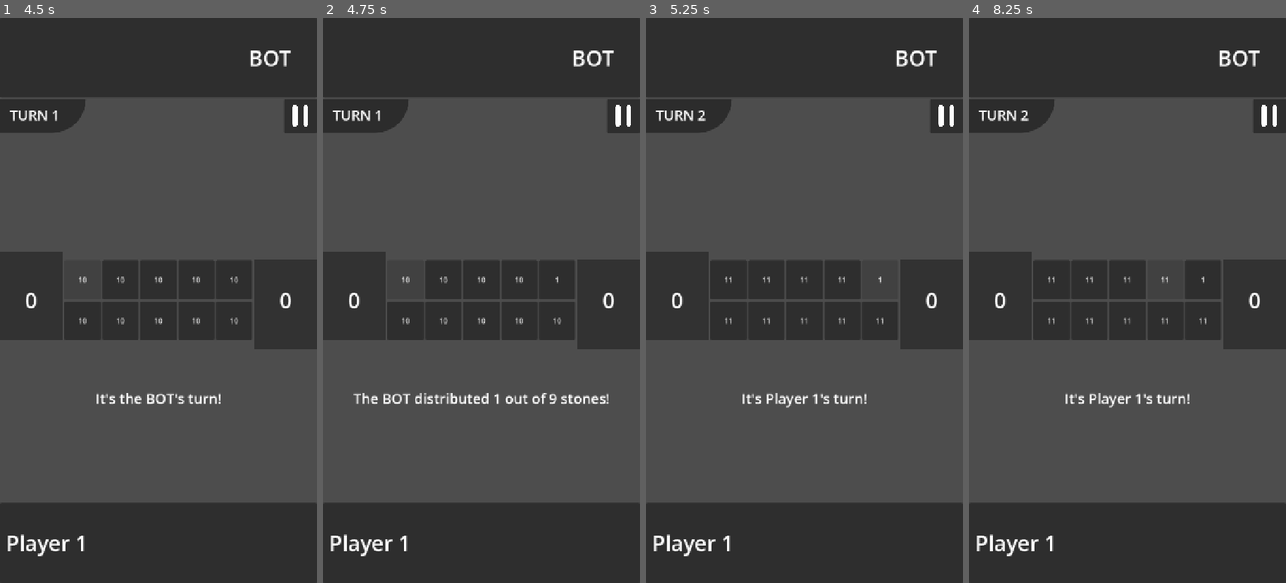
Above: before the commit, frames 1-4 (left to right).
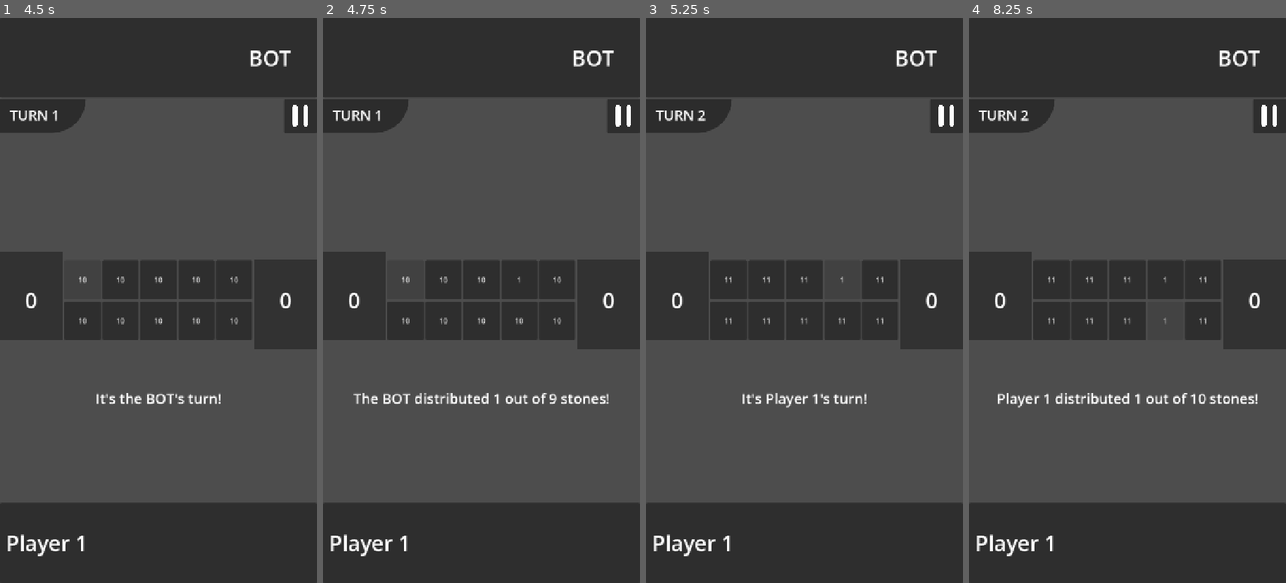
Above: after the commit, the same moments.

Repository: LeYohan-rgb/trad-games-hub
Game: Godot game, scene res://Scenes/starting_screen.tscn
Same seed, same stepped clock (60 frames per second), same inputs: the game is played once before the commit and once after it.
Inputs (mouse positions are in pixels of both pictures, inside the frame that each line leads up to):
- Up to frame 1 (4.5 s): click "PLAY" at 0.5 s; click (158, 63) at 1.27 s; click "Adjiboto" at 2 s; click "BOT" at 2.75 s; click "BOT" at 3.5 s; click "10" at 4.25 s
- Up to frame 2 (4.75 s): no input
- Up to frame 3 (5.25 s): click "1" at 5 s
- Up to frame 4 (8.25 s): click "11" at 5.75 s; click "11" at 6.5 s; click "11" at 7.25 s; click "11" at 8 s

Frame 1 is identical in both runs. In frame 2, less than 0.1% of the frame differs, in the area x 60-76%, y 45-47%; in frame 3, less than 0.1%; in frame 4, 0.9%, in the area x 9-92%, y 45-69%.

Commit message:
Fixed bug inside the bot's AI where I didnt know that you needed to use duplicate() for dictionaries in Godot

Diff:
--- a/Scripts/adjiboto_room.gd
+++ b/Scripts/adjiboto_room.gd
@@ -930,18 +930,61 @@
 				plr_1_stones_bg.self_modulate.a = 1
 
 func bot_move():
+	var simulated_game_state = game_state.duplicate()
 	var chosen_index = 1
+	var move_outcomes = [0.0, 0.0, 0.0, 0.0, 0.0]
+
+	if game_state["game_turn"] > 10:
+		holes_used_in_first_stage_bot = []
+
 	for i in range(1, 6):
-		if game_state[5 + i] > 1:
-			chosen_index = i
-			break
+		if game_state[5 + i] > 1 and not (i in holes_used_in_first_stage_bot):
+			move_outcomes[i - 1] = evaluate_bot_move(5 + i, simulated_game_state)
+
+	#CHOSE THE MOVE
+	if game_state["game_turn"] <= 10:
+		holes_used_in_first_stage_bot.append(chosen_index)
 
 	await get_tree().create_timer(bot_wait_time).timeout
 
 	if game_paused:
 		await game_resumed
 
-	perform_move(chosen_index, 1)
+	perform_move(2, 1)
+
+func evaluate_bot_move(move_index, game_simulaton) -> float:
+	var previous_simulation = game_simulaton.duplicate()
+	var my_simulation = game_simulaton.duplicate()
+	var removed_stones = game_simulaton[move_index] - 1
+	var my_simulation_last_hole_played
+
+	my_simulation[move_index] = 1
+	for i in range(1, removed_stones + 1):
+		my_simulation[return_bot_hole_cycle(move_index + i)] += 1
+		if i == removed_stones:
+			my_simulation_last_hole_played = return_bot_hole_cycle(move_index + i)
+
+	var can_capture = true
+	var capture_i = 1
+	while can_capture:
+		if my_simulation[return_bot_hole_cycle(my_simulation_last_hole_played + capture_i)] in [1, 3, 5] and game_state["game_turn"] != 1:
+			my_simulation["player_2_stones"] += my_simulation[return_bot_hole_cycle(my_simulation_last_hole_played + capture_i)]
+			my_simulation[return_bot_hole_cycle(my_simulation_last_hole_played + capture_i)] = 0
+			capture_i += 1
+		else:
+			can_capture = false
+
+	prints(my_simulation, previous_simulation, move_index)
+	#DONE!!!, NOW, LET'S EVALUATE:
+
+
+	return 0.0
+
+func return_bot_hole_cycle(num : int) -> int:
+	if (num % 10) == 0:
+		return 10
+	else:
+		return num % 10
 
 func calculate_stones_left_bot():
 
